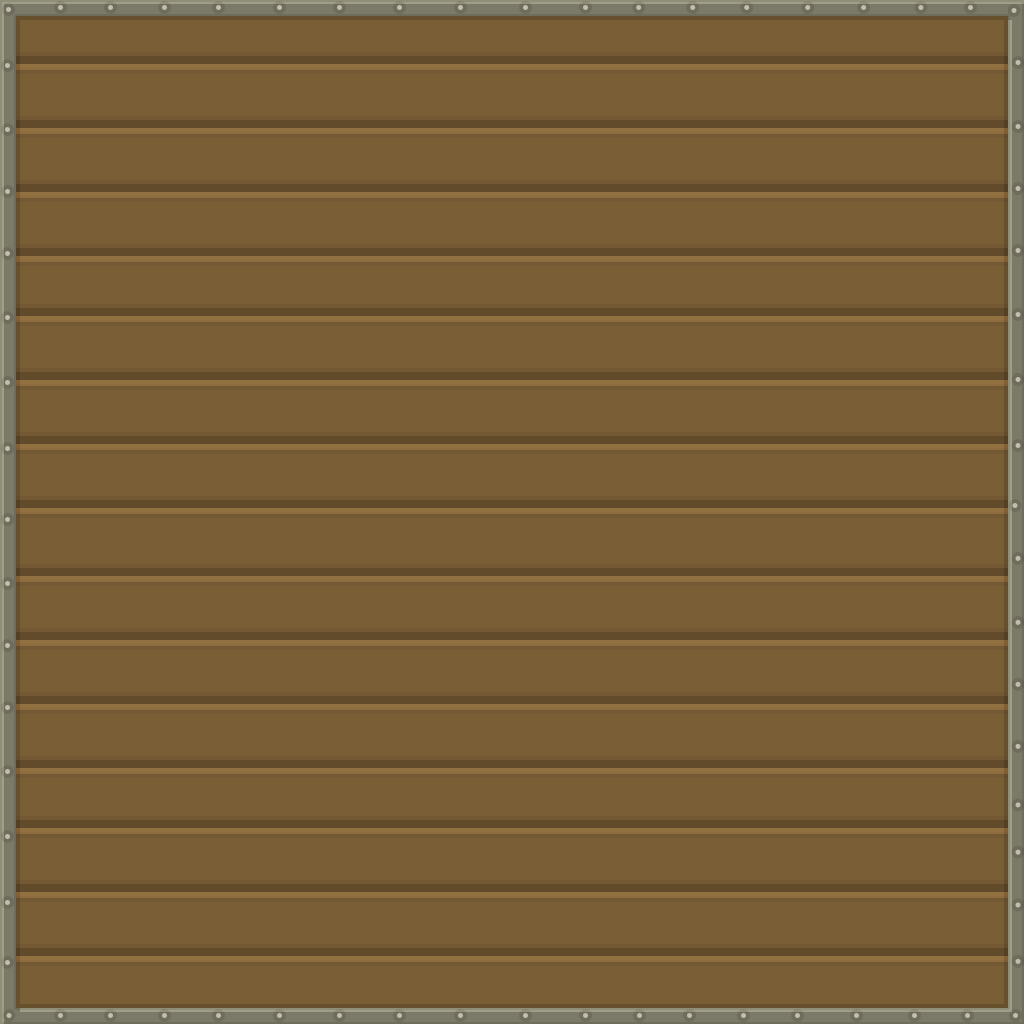
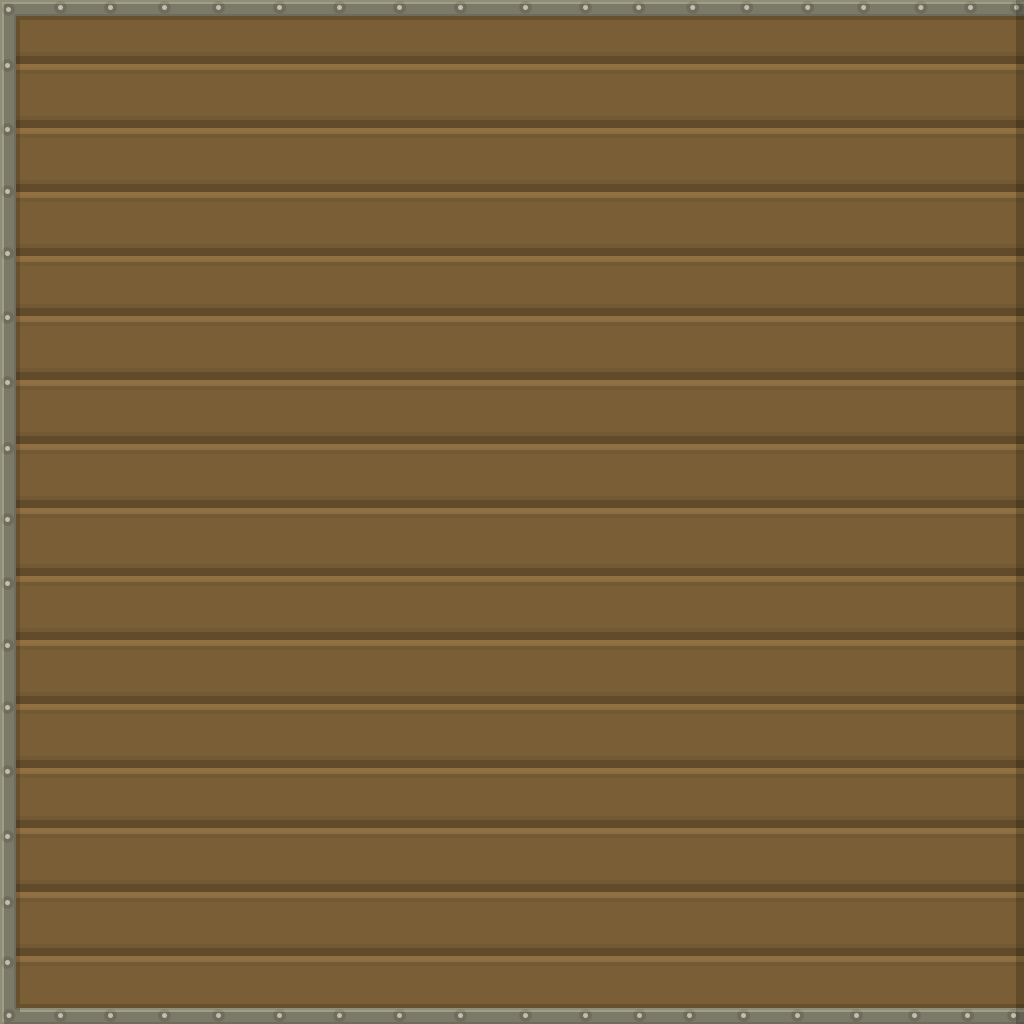
Layered file, before and after one edit (1024x1024). Changes by layer:
added group "clipped" with 5 layers above "full" over [1004, 0, 1024, 1024]
added layer "Rectangle 1" (20%) in group "clipped" over [1016, 0, 1024, 1024]
added layer "Forme 21" (1st of 2, in "clipped") in group "clipped" over [1004, 5, 1019, 1018]
added layer "Forme 339" (1st of 2, in "clipped") in group "clipped" over [1004, 0, 1024, 1024]
added layer "Forme 10 copie 8" (1st of 2, in "clipped") (overlay, 20%) in group "clipped" over [1004, 56, 1024, 962]
added layer "Forme 340" (1st of 2, in "clipped") in group "clipped" over [1004, 16, 1024, 1008]
moved "Forme 21" (2nd of 2, in "full") into group "full" over [1004, 5, 1021, 1018]
moved "Forme 339" (2nd of 2, in "full") into group "full" over [1004, 0, 1024, 1024]
moved "Forme 10 copie 8" (2nd of 2, in "full") into group "full" over [1004, 56, 1012, 962]
moved "Forme 340" (2nd of 2, in "full") into group "full" over [1004, 20, 1008, 1004]
